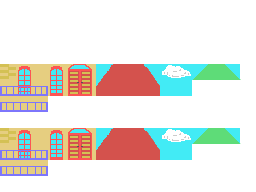
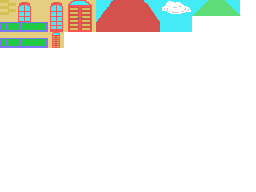
Comparing the layer stacks of the two 256×192 images. Changes:
removed layer "Capa 5" over <box>0,64,241,176</box>
added layer "Capa 10" above "Capa 11" over <box>48,32,64,48</box>
added layer "Capa 9" over <box>0,0,241,48</box>
